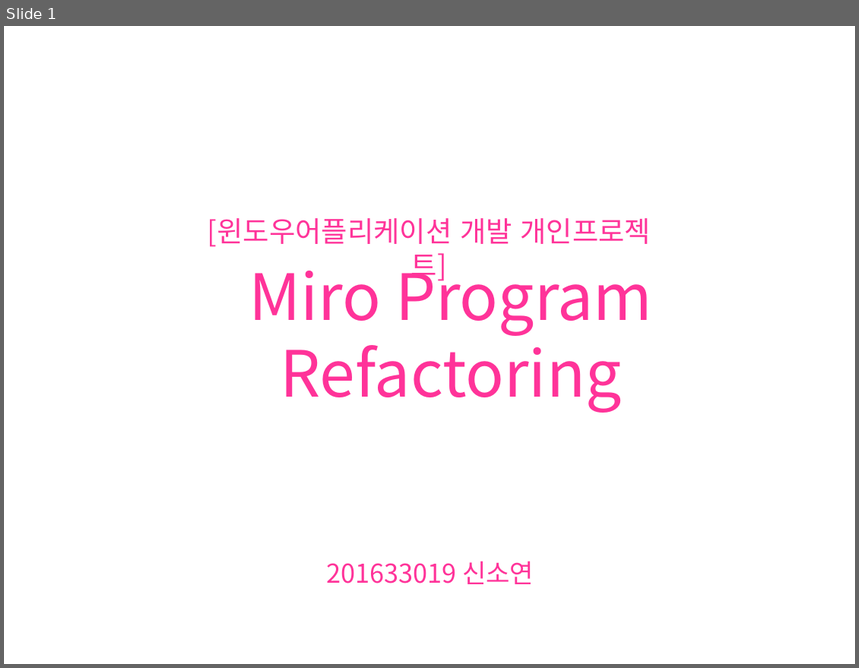
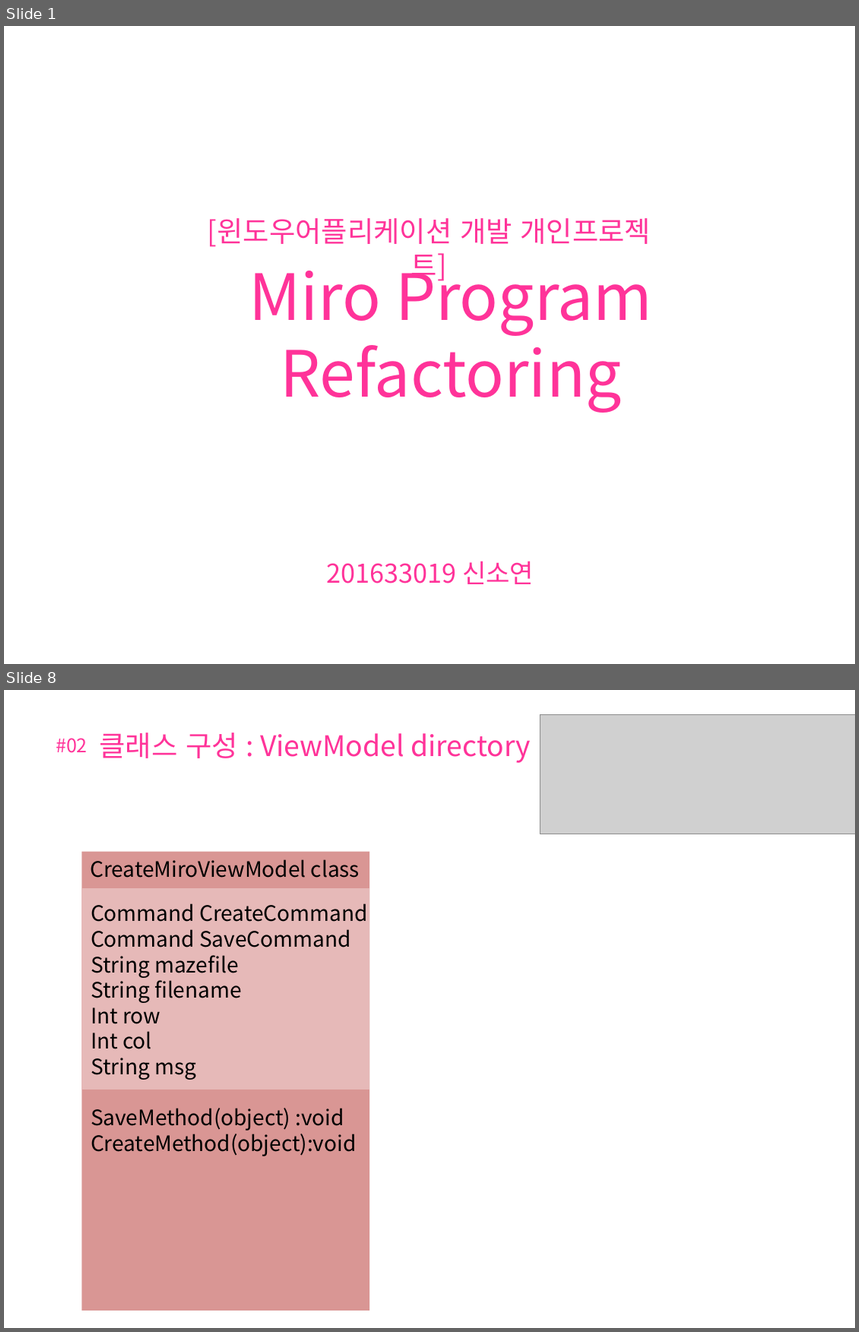
Before and after one commit to shinsoyeon16/MiroProgram_csRefactoring, a slide deck: 윈도우어플리케이션개발_개별발표2_MiroRefactoring_201633019신소연.pptx. Shown one above the other, each under a label of ours: slide 1 before the commit, slides 1 and 8 after it; the slides between them are not shown. The pictures are 859x668 and 859x1332 pixels, drawn with LibreOffice and Linux fonts; fonts in the diff are those of the drawing; grey boxes stand for pictures; background and template pictures are left out. Boxes give left, top, right and bottom in pixels: in the first picture for what was removed or moved away, otherwise in the second. Text is boxed around its words. In the diff, an @@ line names an element or a change of style, - is before the commit and + after.

```diff
--- a/윈도우어플리케이션개발_개별발표2_MiroRefactoring_201633019신소연.pptx
+++ b/윈도우어플리케이션개발_개별발표2_MiroRefactoring_201633019신소연.pptx
@@ slide 8 added at [4,690,855,1328], background picture (left out) @@
@@ text added at [100,733,531,763], 24 pt, text #FF3399 @@
+클래스 구성 : ViewModel directory
@@ picture added at [541,714,855,834] @@
@@ text added at [56,738,87,753], 16 pt, text #FF3399 @@
+#02
@@ group added at [82,852,370,1310]: 2 rectangles, 2 texts @@
+CreateMiroViewModel class
+Command CreateCommand
+Command SaveCommand
+String mazefile
+String filename
+Int row
+Int col
+String msg
+SaveMethod(object) :void
+CreateMethod(object):void
```
Also in this commit, not shown: 10 other slides added, 8 slides removed, 1 other file.
